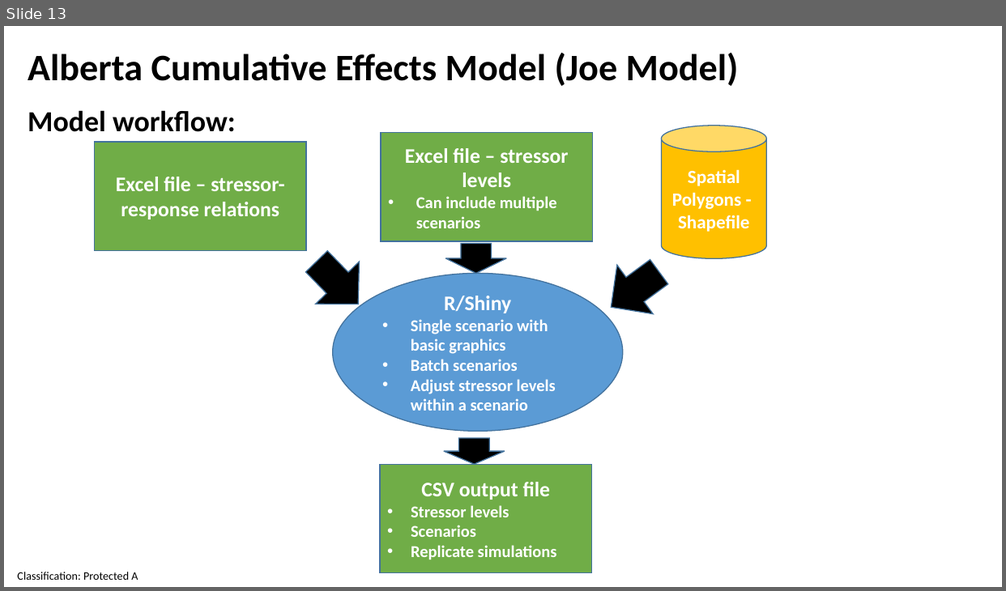
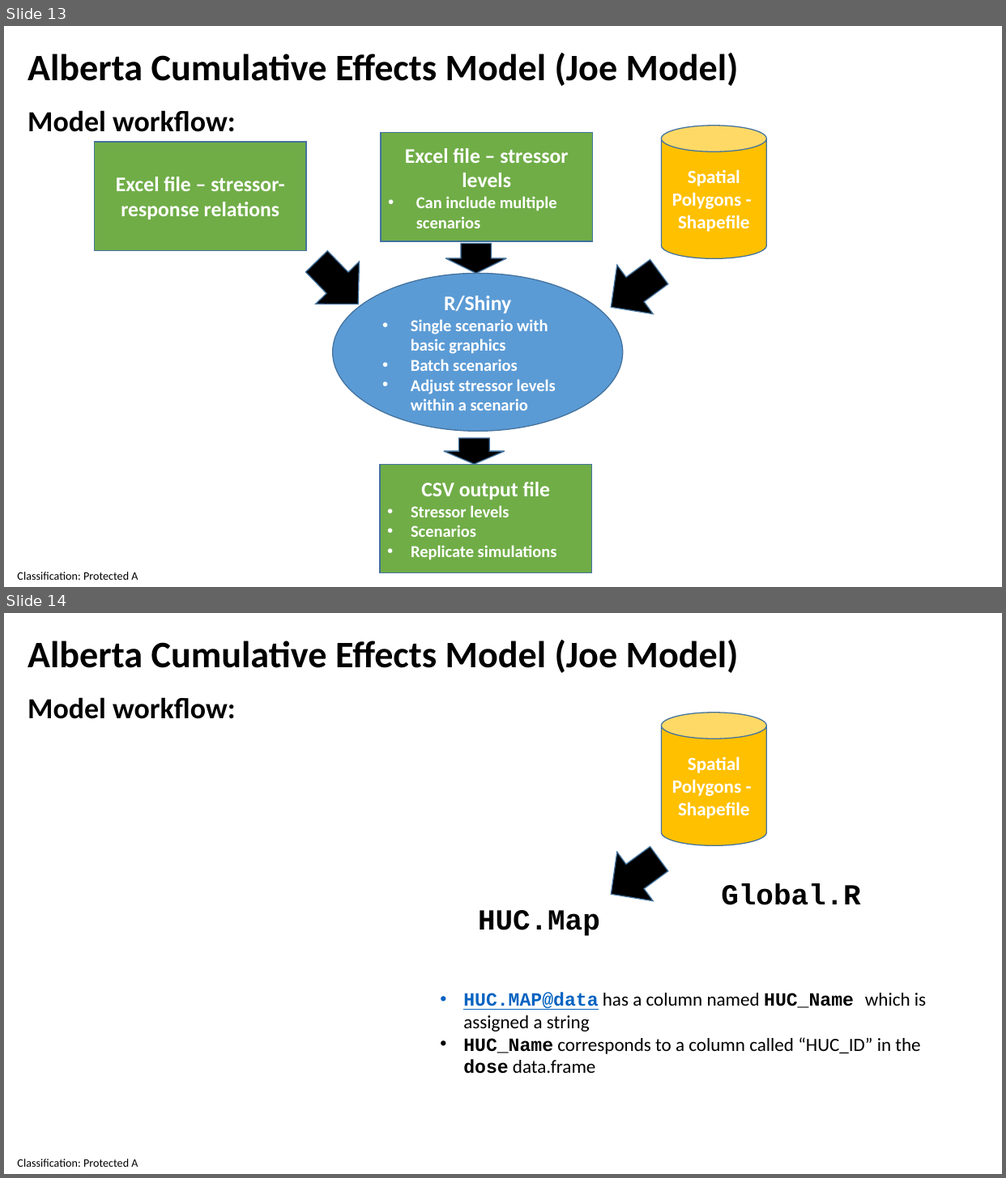
Before and after one commit to andrewpaul68/Shiny_Joe_Models, a slide deck: Joe_Shiny_28April2021.pptx. Shown one above the other, each under a label of ours: slide 13 before the commit, slides 13 and 14 after it. The pictures are 1006x591 and 1006x1178 pixels, drawn with LibreOffice and Linux fonts; fonts in the diff are those of the drawing. Boxes give left, top, right and bottom in pixels: in the first picture for what was removed or moved away, otherwise in the second. Text is boxed around its words. In the diff, an @@ line names an element or a change of style, - is before the commit and + after.

```diff
--- a/Joe_Shiny_28April2021.pptx
+++ b/Joe_Shiny_28April2021.pptx
@@ slide 14 added at [4,613,1002,1174], background #FFFFFF; not listed: 1 template element that a slide beside it also shows @@
@@ text added at [27,640,739,673], 36 pt, text #000000, bold @@
+Alberta Cumulative Effects Model (Joe Model)
@@ text added at [27,697,235,719], 28 pt, text #000000, bold @@
+Model workflow:
@@ cylinder added at [661,713,767,845], fill #FFC000, outline #43739E 1 pt, 18 pt, text #FFFFFF, bold @@
+Spatial Polygons - Shapefile
@@ right arrow added at [593,835,677,919], fill #000000, outline #43739E 1 pt @@
@@ text added at [721,884,860,905], 28 pt, text #000000, bold @@
+Global.R
@@ text added at [478,910,600,936], 28 pt, text #000000, bold @@
+HUC.Map
@@ text added at [463,993,926,1074], 18 pt, text #000000 @@
+• HUC.MAP@data has a column named HUC_Name which is assigned a string
+• HUC_Name corresponds to a column called “HUC_ID” in the dose data.frame
```
Also in this commit, not shown: 10 other slides added, 1 other file.
